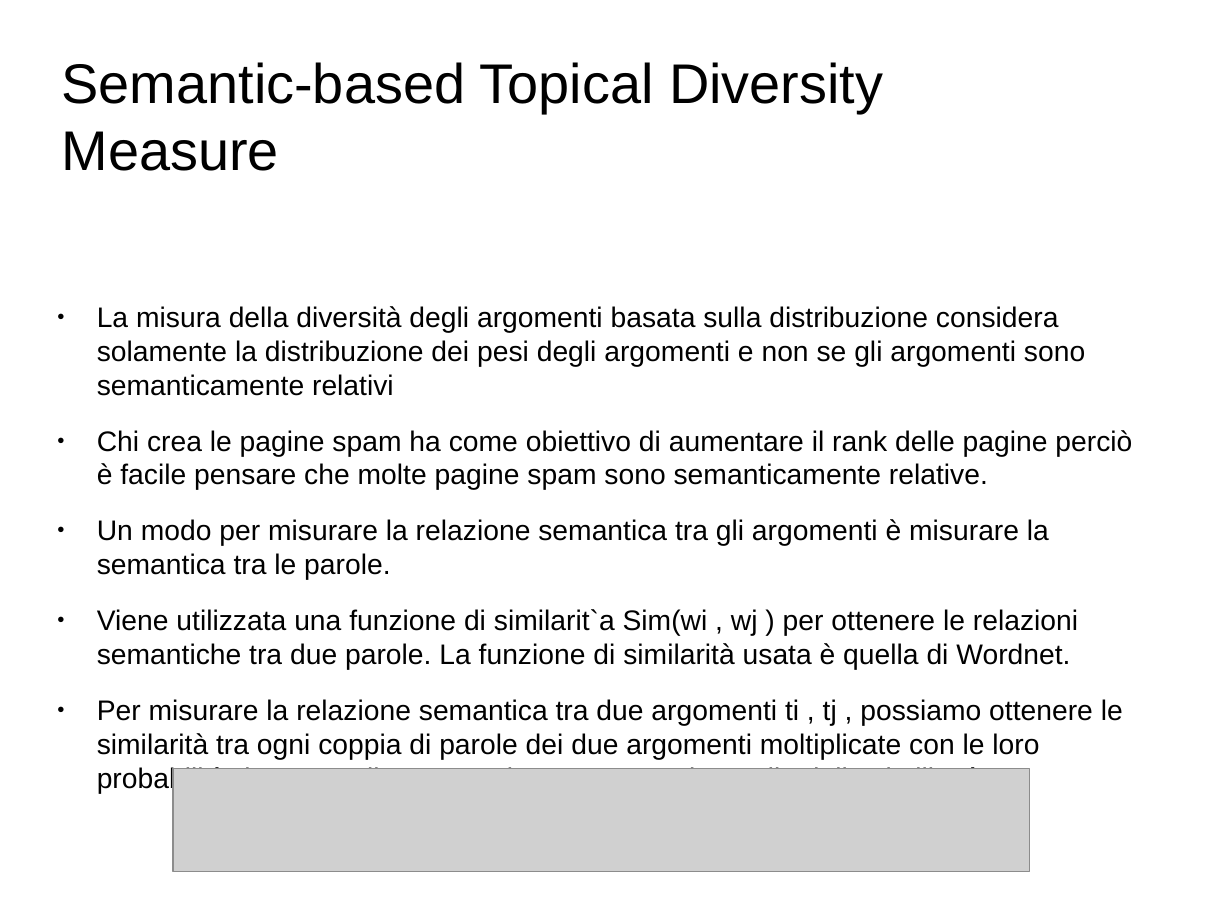
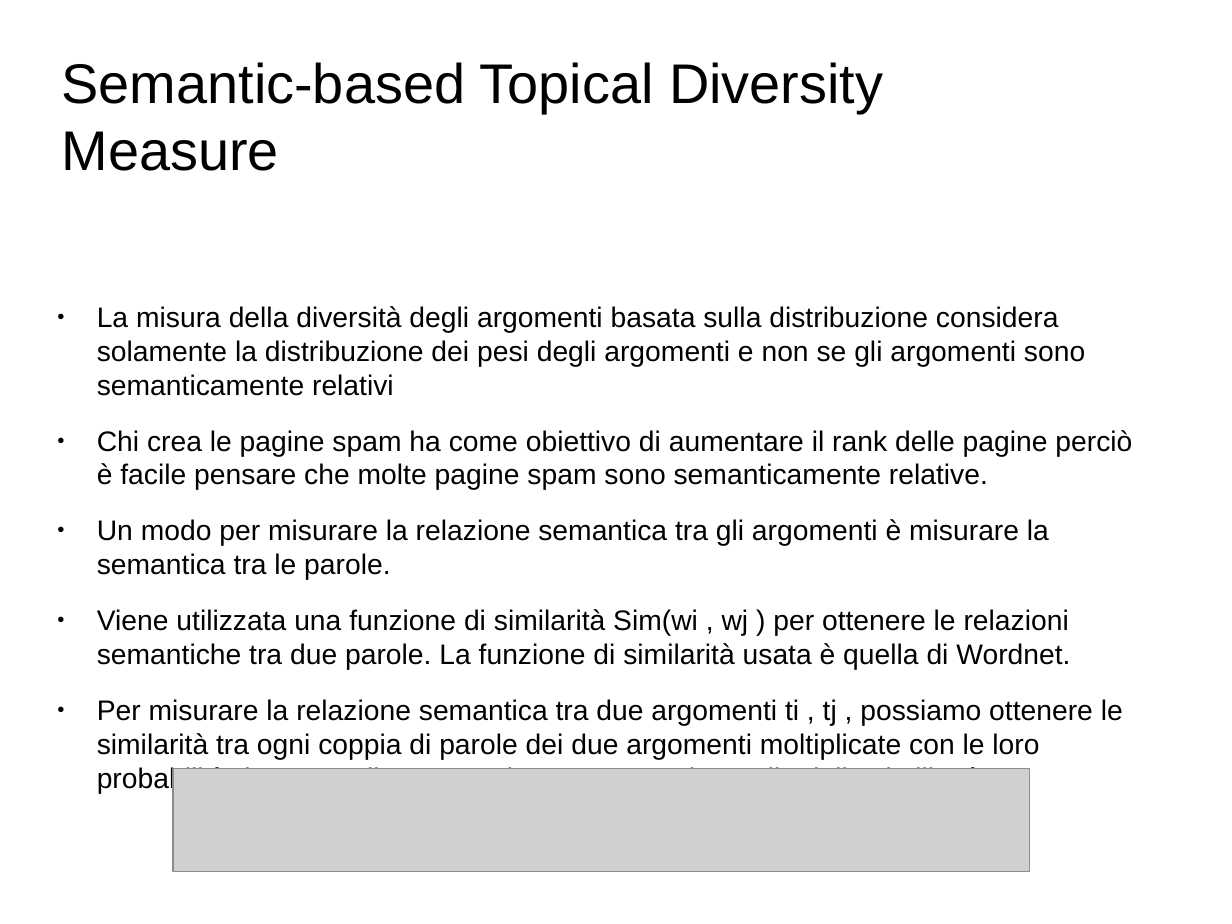
Before and after one commit to Toolanto/presentation, a slide deck: slide 53 of presentazione.odp (slide 45 before the commit). Drawn at 1232x924 pixels with LibreOffice and Linux fonts; fonts in the diff are those of the drawing; grey boxes stand for pictures; background and template pictures are left out. Boxes give left, top, right and bottom in pixels: in the first picture for what was removed or moved away, otherwise in the second. Text is boxed around its words. In the diff, an @@ line names an element or a change of style, - is before the commit and + after.

```diff
--- a/presentazione.odp
+++ b/presentazione.odp
@@ text at box(97, 609, 1070, 670): text changed @@
-● Viene utilizzata una funzione di similarit`a Sim(wi , wj ) per ottenere le relazioni semantiche tra due parole. La funzione di similarità usata è quella di Wordnet.
+● Viene utilizzata una funzione di similarità Sim(wi , wj ) per ottenere le relazioni semantiche tra due parole. La funzione di similarità usata è quella di Wordnet.
```
Also in this commit, not shown: 15 other slides changed, 8 slides added, 1 slide removed, 1 other file.
